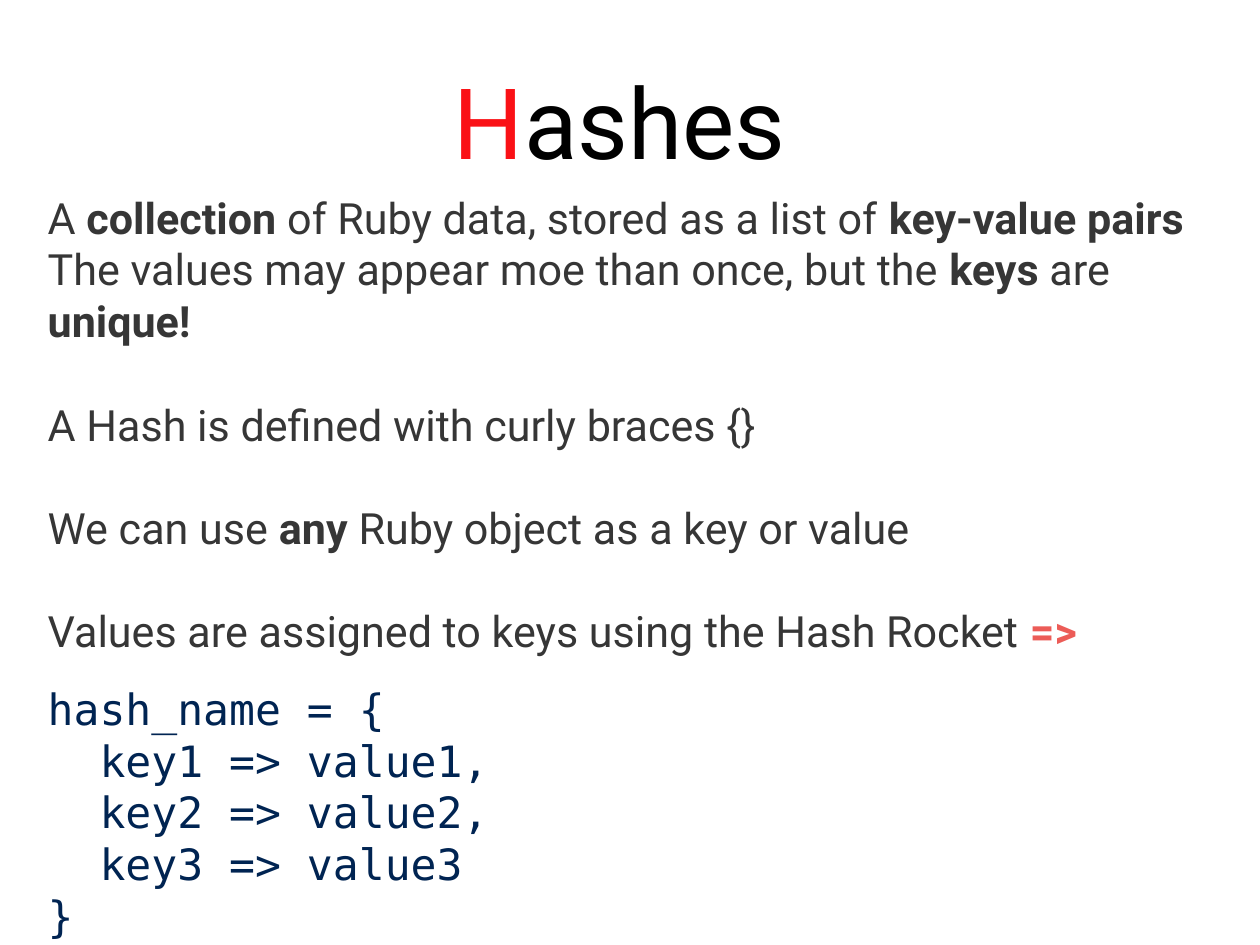
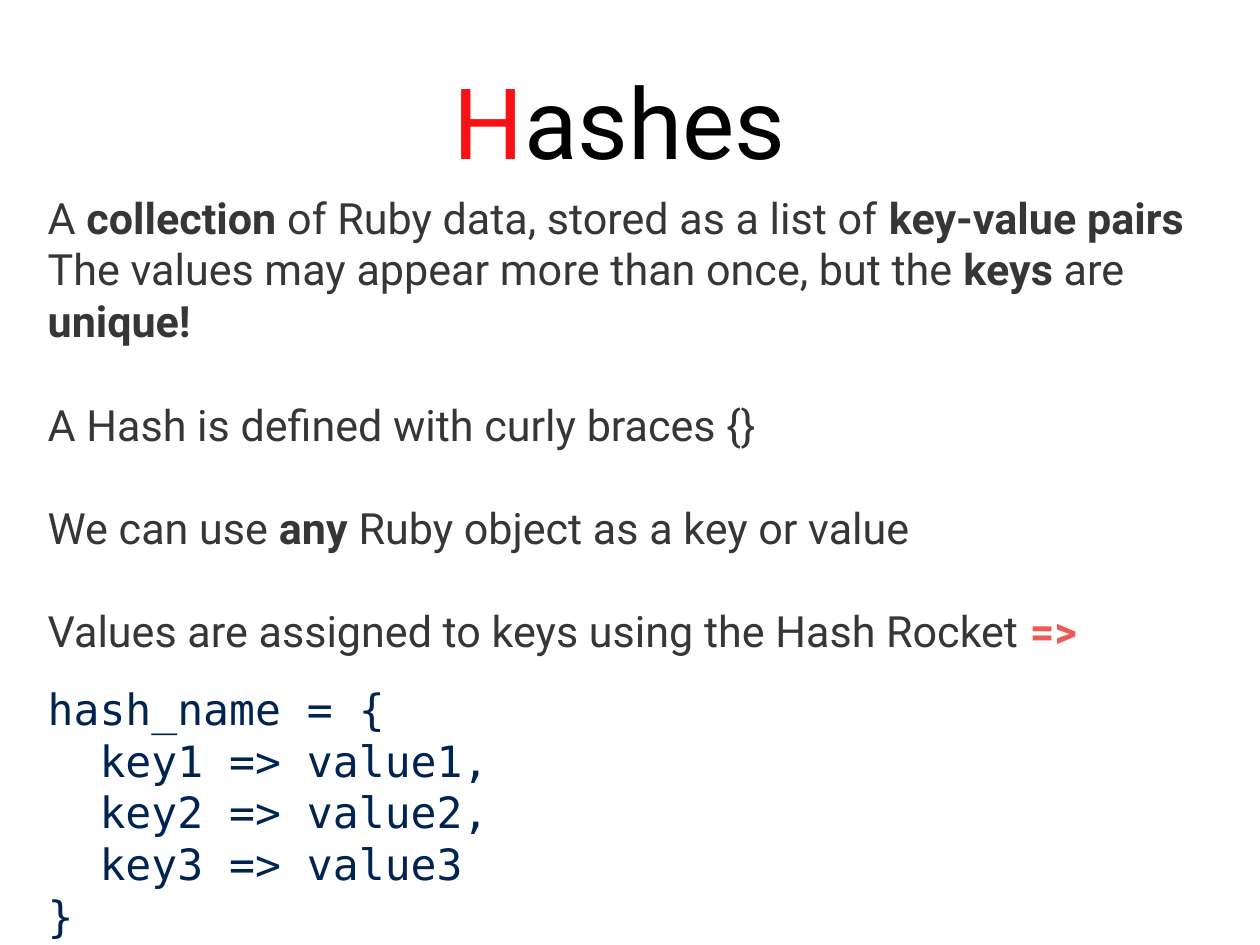
Before and after one commit to stephlaf/P4E, a slide deck: slide 7 of Presentations/Presentations Power Point/04_Arrays & hashes.pptx. Drawn at 1260x945 pixels with LibreOffice and Linux fonts; fonts in the diff are those of the drawing. Boxes give left, top, right and bottom in pixels: in the first picture for what was removed or moved away, otherwise in the second. Text is boxed around its words. In the diff, an @@ line names an element or a change of style, - is before the commit and + after.

Commit message:
Fixed a typo on powerpoint, pushing module 4

```diff
--- a/Presentations/Presentations Power Point/04_Arrays & hashes.pptx
+++ b/Presentations/Presentations Power Point/04_Arrays & hashes.pptx
@@ text at bbox=[48, 252, 1124, 346]: text changed @@
-The values may appear moe than once, but the keys are unique!
+The values may appear more than once, but the keys are unique!
```
Also in this commit, not shown: 4 other files.
